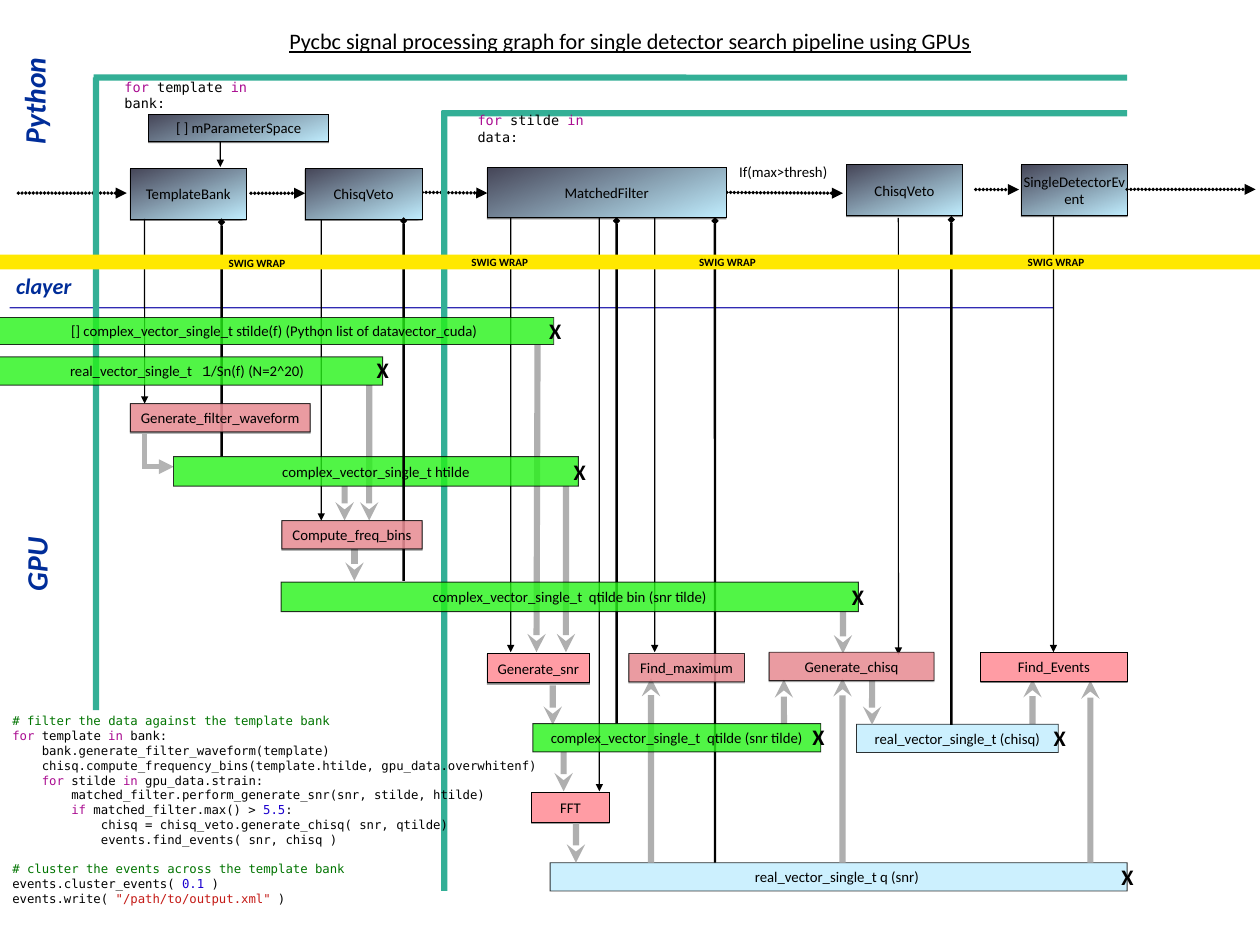
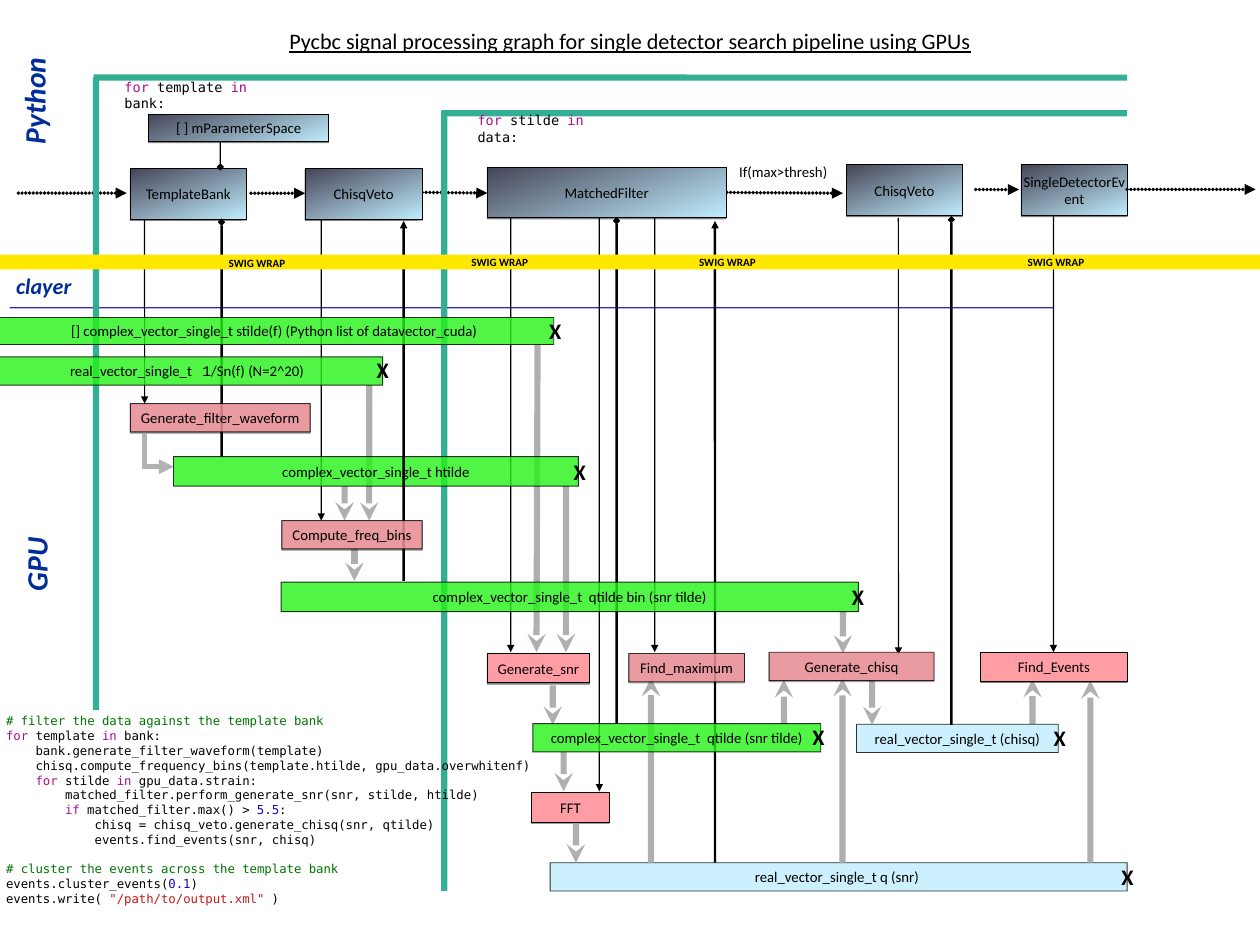
Before and after one commit to gwastro/pycbc, a slide deck: slide 14 of doc/Pycbc-Refactoring-GPU-inspiral.ppt. Drawn at 1260x945 pixels with LibreOffice and Linux fonts; fonts in the diff are those of the drawing. Boxes give left, top, right and bottom in pixels: in the first picture for what was removed or moved away, otherwise in the second. Text is boxed around its words. In the diff, an @@ line names an element or a change of style, - is before the commit and + after.

```diff
--- a/doc/Pycbc-Refactoring-GPU-inspiral.ppt
+++ b/doc/Pycbc-Refactoring-GPU-inspiral.ppt
@@ arrow (221, 167) - (221, 142): arrowheads changed @@
@@ arrow (404, 221) - (404, 581): arrowheads changed @@
@@ arrow (715, 221) - (715, 863): arrowheads changed @@
@@ text at (95, 819, 435, 847): spaces changed @@
-chisq = chisq_veto.generate_chisq( snr, qtilde)
-events.find_events( snr, chisq )
+chisq = chisq_veto.generate_chisq(snr, qtilde)
+events.find_events(snr, chisq)
@@ text at (6, 878, 198, 891): spaces changed @@
-events.cluster_events( 0.1 )
+events.cluster_events(0.1)
```
Also in this commit, not shown: 9 other slides changed, 3 other files.
